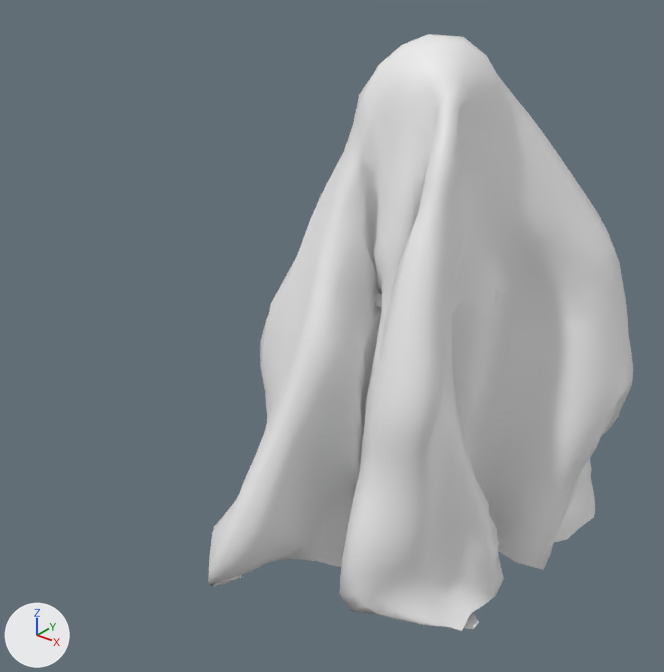
Two versions of the glTF model src/assets/AnotherGhost.glb, one commit apart.
Camera for both pictures: a 50 mm camera at (4.91, -7.74, 7.22) aimed at (-0.21, -1.33, 3.25). Arrows for +X, +Y and +Z are at lower left; the lights stay in place. The first picture is the older version. Both versions are drawn at full value of the shape key 'f03' of 'Plane.001'; the numbers are the values there. Vertices at exactly the same position are counted once.

Before the edit, the objects in view are built like this:
```python
me_cone_001 = bpy.data.meshes.new('Cone.001')
me_cone_001.from_pydata(...)  # a 32-sided cone pointing to +z spanning x -0.91..0.91, y -0.91..0.91, z -1.0..1.0
me_plane_001 = bpy.data.meshes.new('Plane.001')
me_plane_001.from_pydata(...)  # 2113 vertices, 4096 faces; spans x -0.406..0.36, y -0.494..0.373, z -0.392..0.671
me_plane_001.materials.append(mat_material_002)  # picture img_material
ob_cone_001 = bpy.data.objects.new('Cone.001', me_cone_001)
ob_cone_001.location = (0.0, 0.0, 4.44)
ob_cone_001.scale = (0.961, 0.961, 0.961)
ob_plane_001 = bpy.data.objects.new('Plane.001', me_plane_001)
ob_plane_001.location = (-0.06, 0.08, 2.23)
ob_plane_001.scale = (5.6, 5.6, 5.6)
```
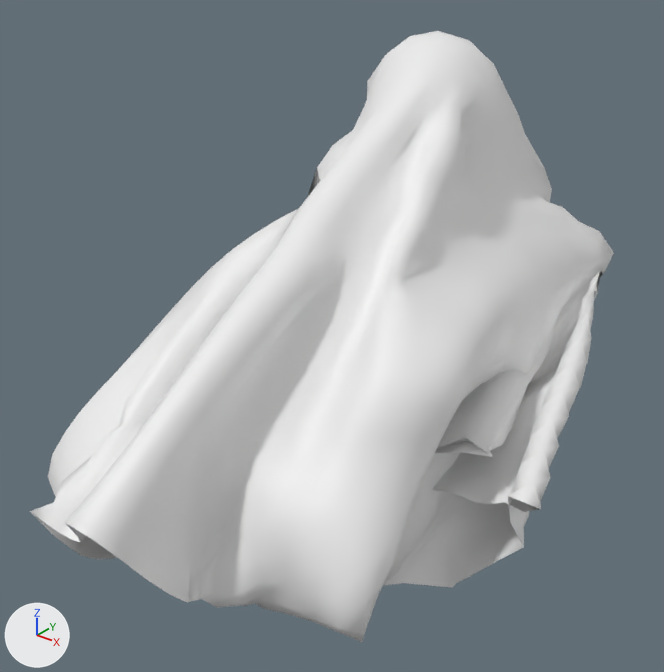
The change in detail:
me_plane_001 is used by ob_plane_001; location (-0.06, 0.08, 2.23); scale (5.6, 5.6, 5.6).
me_plane_001 had 2113 vertices, 4096 faces and spanned x -0.406..0.36, y -0.494..0.373, z -0.392..0.671.
me_plane_001 now has 2113 vertices, 4096 faces and spans x -0.338..0.44, y -0.858..0.228, z -0.172..0.673.
me_plane_001 part 1: 2113 of 2113 vertices moved; they spanned x -0.406..0.36, y -0.494..0.373, z -0.392..0.671 and now span x -0.338..0.44, y -0.858..0.228, z -0.172..0.673; mean shift (-0.014, -0.209, 0.165).
Object 'Cone.001' (ob_cone_001) is deleted.

Boxes [x1, y1, x2, y2] around the edits, measured in the pictures (664 x 672 px):
'Plane.001', reshaped (37% wider): before [208, 34, 633, 631]; after [30, 31, 614, 642]
'Cone.001', deleted (mostly hidden): before [375, 290, 505, 307]
